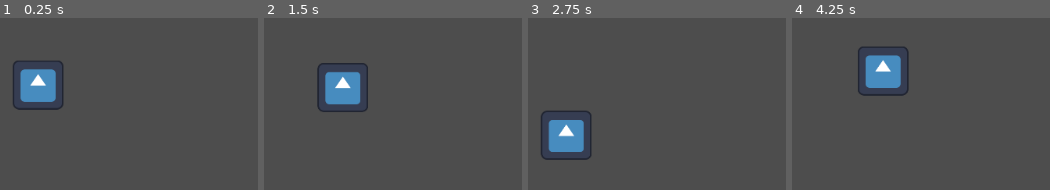
Above: before the commit, frames 1-4 (left to right).
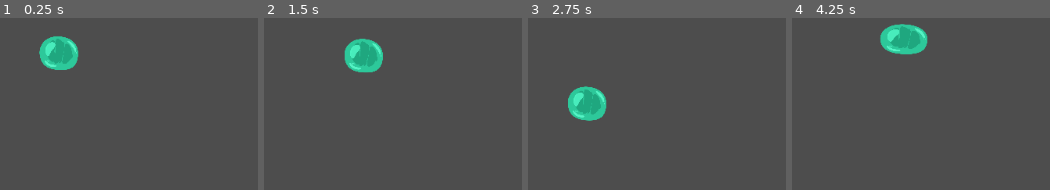
Above: after the commit, the same moments.

Repository: strbtrfll/slumak
Game: Godot game, scene res://main.tscn
The game is run twice, just before and just after one commit, with the same random seed, the same clock (stepped at 60 frames per second) and the same inputs. The engine's default icon, where the game draws it, is replaced by a stand-in: a white triangle on a blue panel in a dark square.
Inputs:
- Up to frame 1 (0.25 s): no input
- Up to frame 2 (1.5 s): no input
- Up to frame 3 (2.75 s): no input
- Up to frame 4 (4.25 s): no input

The runs differ from the first frame. In frame 1, 5.8% of the frame differs, in the area x 5-31%, y 10-54%; in frame 2, 5.8%; in frame 3, 5.7%; in frame 4, 6.1%, in the area x 25-53%, y 3-46%.

Commit message:
animacia1

Diff:
--- a/clizi.tscn
+++ b/clizi.tscn
@@ -1,6 +1,8 @@
-[gd_scene load_steps=4 format=3 uid="uid://5rb7rstf5wpt"]
+[gd_scene load_steps=7 format=3 uid="uid://5rb7rstf5wpt"]
 
-[ext_resource type="Texture2D" uid="uid://du82s5rnrei0t" path="res://icon.svg" id="2_7jreg"]
+[ext_resource type="Texture2D" uid="uid://bgahux01w0jf3" path="res://art/green slime/1.png" id="1_cx448"]
+[ext_resource type="Texture2D" uid="uid://dl4pyeo6eiyb7" path="res://art/green slime/2.png" id="2_qqnap"]
+[ext_resource type="Texture2D" uid="uid://datxyvef0mkc7" path="res://art/green slime/3.png" id="3_4j7ix"]
 
 [sub_resource type="GDScript" id="GDScript_6shin"]
 script/source = "extends RigidBody2D
@@ -19,20 +21,35 @@
 
 "
 
+[sub_resource type="SpriteFrames" id="SpriteFrames_twp5j"]
+animations = [{
+"frames": [{
+"duration": 1.0,
+"texture": ExtResource("1_cx448")
+}, {
+"duration": 1.0,
+"texture": ExtResource("2_qqnap")
+}, {
+"duration": 1.0,
+"texture": ExtResource("3_4j7ix")
+}],
+"loop": true,
+"name": &"default",
+"speed": 5.0
+}]
+
 [sub_resource type="RectangleShape2D" id="RectangleShape2D_ilmiu"]
 size = Vector2(65, 64)
 
 [node name="Clizi" type="RigidBody2D"]
-position = Vector2(33, 19)
 mass = 0.01
 gravity_scale = 0.0
 script = SubResource("GDScript_6shin")
 
-[node name="Sprite2D" type="Sprite2D" parent="."]
-position = Vector2(-69.5, 437.5)
-scale = Vector2(0.507813, 0.492188)
-texture = ExtResource("2_7jreg")
+[node name="AnimatedSprite2D" type="AnimatedSprite2D" parent="."]
+scale = Vector2(0.136979, 0.15)
+sprite_frames = SubResource("SpriteFrames_twp5j")
+autoplay = "default"
 
 [node name="CollisionShape2D" type="CollisionShape2D" parent="."]
-position = Vector2(-69.5, 437)
 shape = SubResource("RectangleShape2D_ilmiu")
--- a/main.tscn
+++ b/main.tscn
@@ -7,7 +7,7 @@
 [node name="Main" type="Node2D"]
 
 [node name="Clizi" parent="." instance=ExtResource("1_3nlhi")]
-position = Vector2(291, -108)
+position = Vector2(248, 289)
 mass = 1.61
 
 [node name="Path2D" type="Path2D" parent="."]
Binary file added: art/green slime/1.png
Not shown, added: art/green slime/1.png.import
Binary file added: art/green slime/2.png
Not shown, added: art/green slime/2.png.import
Binary file added: art/green slime/3.png
Not shown, added: art/green slime/3.png.import
